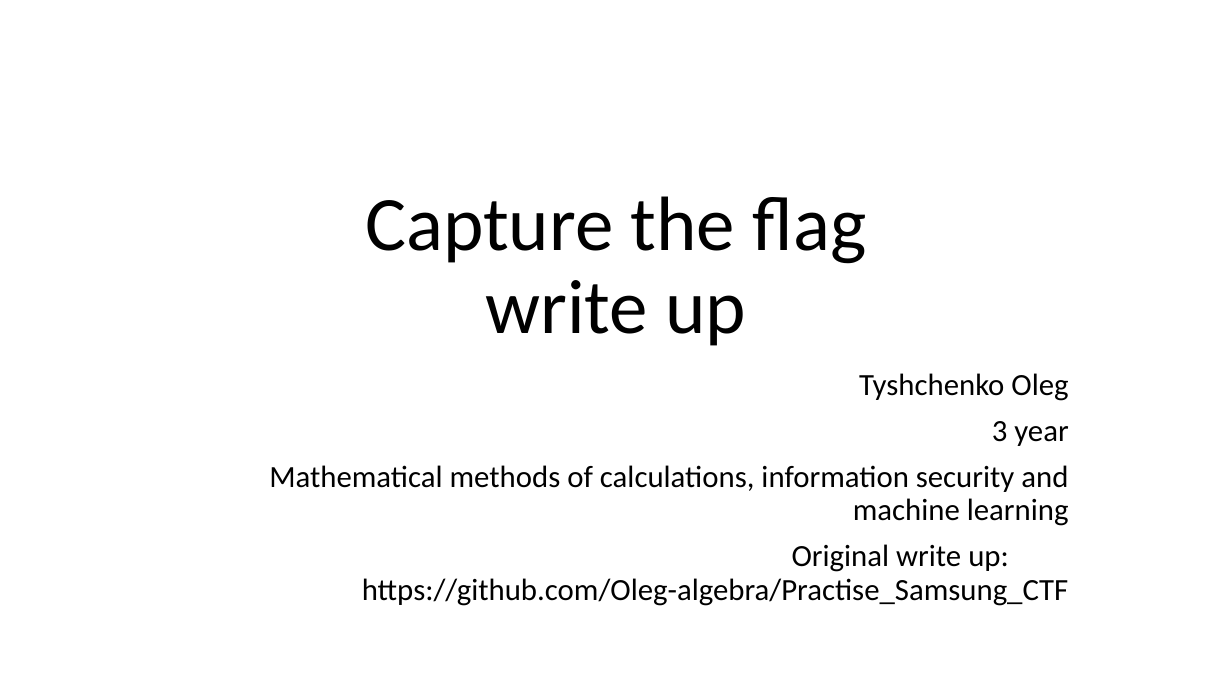
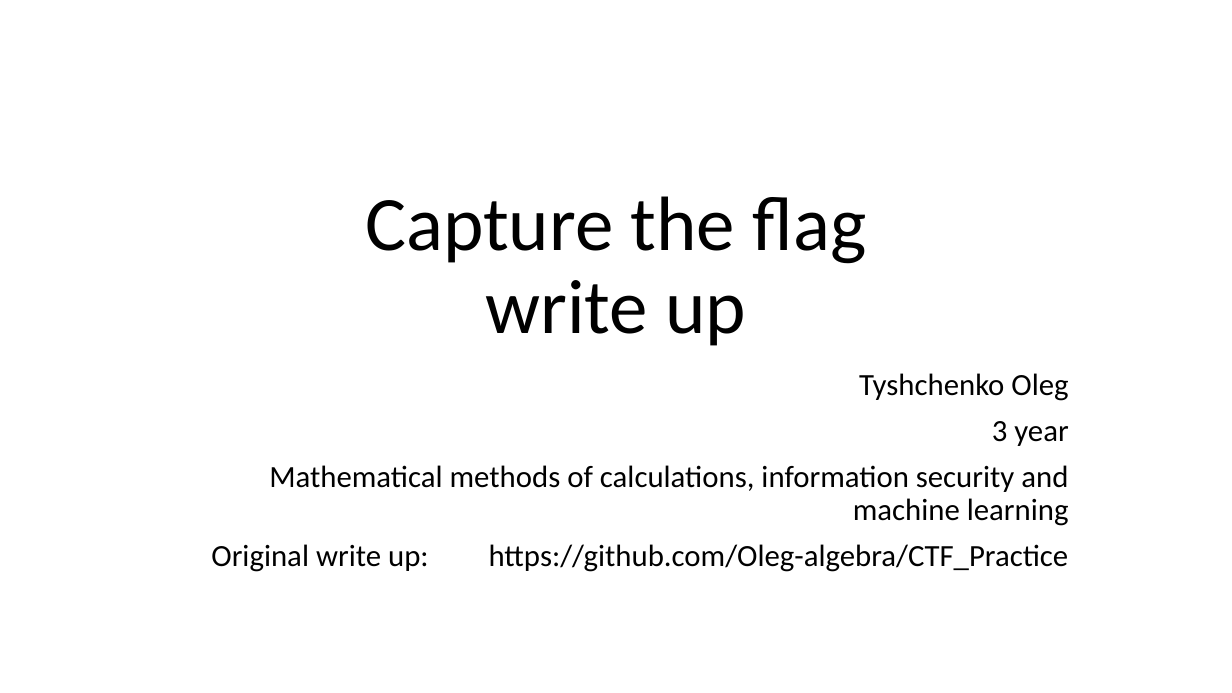
Before and after one commit to Oleg-algebra/CTF_Practice, a slide deck: slide 1 of Write-Up.pptx. Drawn at 1232x693 pixels with LibreOffice and Linux fonts; fonts in the diff are those of the drawing. Boxes give left, top, right and bottom in pixels: in the first picture for what was removed or moved away, otherwise in the second. Text is boxed around its words. In the diff, an @@ line names an element or a change of style, - is before the commit and + after.

Commit message:
git commit

```diff
--- a/Write-Up.pptx
+++ b/Write-Up.pptx
@@ subtitle at box(211, 544, 1069, 572): text changed @@
-Original write up: https://github.com/Oleg-algebra/Practise_Samsung_CTF
+Original write up: https://github.com/Oleg-algebra/CTF_Practice
```
